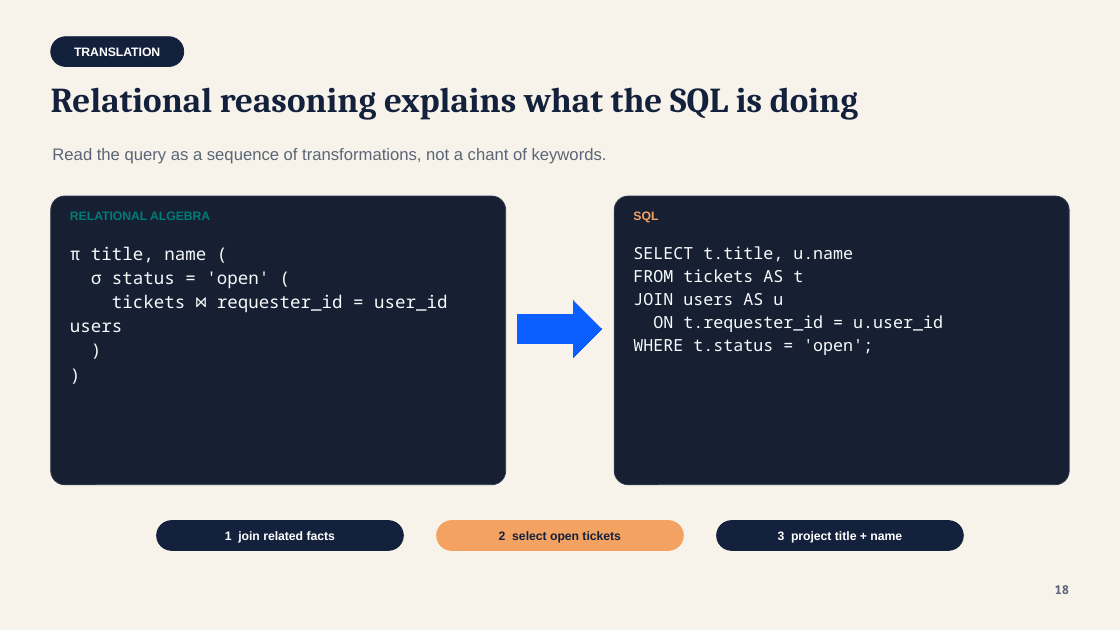
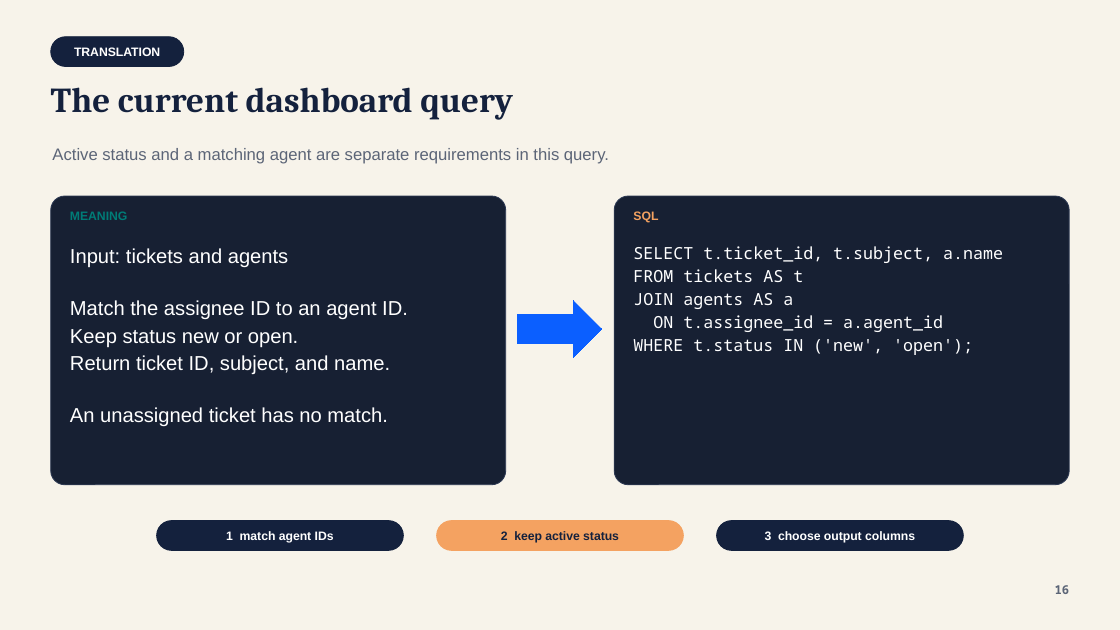
Before and after one commit to lolusername/CST4714_DB_admin, a slide deck: slide 16 of week_01/week_01_responsibility_relational_thinking.pptx. Drawn at 1120x630 pixels with LibreOffice and Linux fonts; fonts in the diff are those of the drawing. Boxes give left, top, right and bottom in pixels: in the first picture for what was removed or moved away, otherwise in the second. Text is boxed around its words. In the diff, an @@ line names an element or a change of style, - is before the commit and + after.

Commit message:
Teach Week 1 through a tested missing-request case

```diff
--- a/week_01/week_01_responsibility_relational_thinking.pptx
+++ b/week_01/week_01_responsibility_relational_thinking.pptx
@@ text at (x1=51, y1=87, x2=513, y2=120): text changed @@
-Relational reasoning explains what the SQL is doing
+The current dashboard query
@@ text at (x1=52, y1=148, x2=609, y2=164): text changed @@
-Read the query as a sequence of transformations, not a chant of keywords.
+Active status and a matching agent are separate requirements in this query.
@@ text at (x1=70, y1=212, x2=127, y2=220): text changed @@
-RELATIONAL ALGEBRA
+MEANING
@@ text at (x1=70, y1=248, x2=408, y2=426): text changed; size 15 to 17.2 pt; font Noto Sans Mono to Arial; text colour #F8FAFC to #FFFFFF @@
-π title, name (
-σ status = 'open' (
-tickets ⋈ requester_id = user_id users
-)
-)
+Input: tickets and agents
+Match the assignee ID to an agent ID.
+Keep status new or open.
+Return ticket ID, subject, and name.
+An unassigned ticket has no match.
@@ text at (x1=633, y1=246, x2=1003, y2=263): text changed; text colour #F8FAFC to #FFFFFF @@
-SELECT t.title, u.name
+SELECT t.ticket_id, t.subject, a.name
@@ text at (x1=633, y1=293, x2=973, y2=355): text changed; text colour #F8FAFC to #FFFFFF @@
-JOIN users AS u
-ON t.requester_id = u.user_id
-WHERE t.status = 'open';
+JOIN agents AS a
+ON t.assignee_id = a.agent_id
+WHERE t.status IN ('new', 'open');
@@ text in rounded rectangle at (x1=226, y1=531, x2=334, y2=543): text changed @@
-1 join related facts
+1 match agent IDs
@@ text in rounded rectangle at (x1=501, y1=531, x2=619, y2=543): text changed @@
-2 select open tickets
+2 keep active status
@@ text in rounded rectangle at (x1=765, y1=531, x2=915, y2=543): text changed @@
-3 project title + name
+3 choose output columns
```
Also in this commit, not shown: 14 other slides changed, 1 slide added, 1 slide removed, 4 other files.
